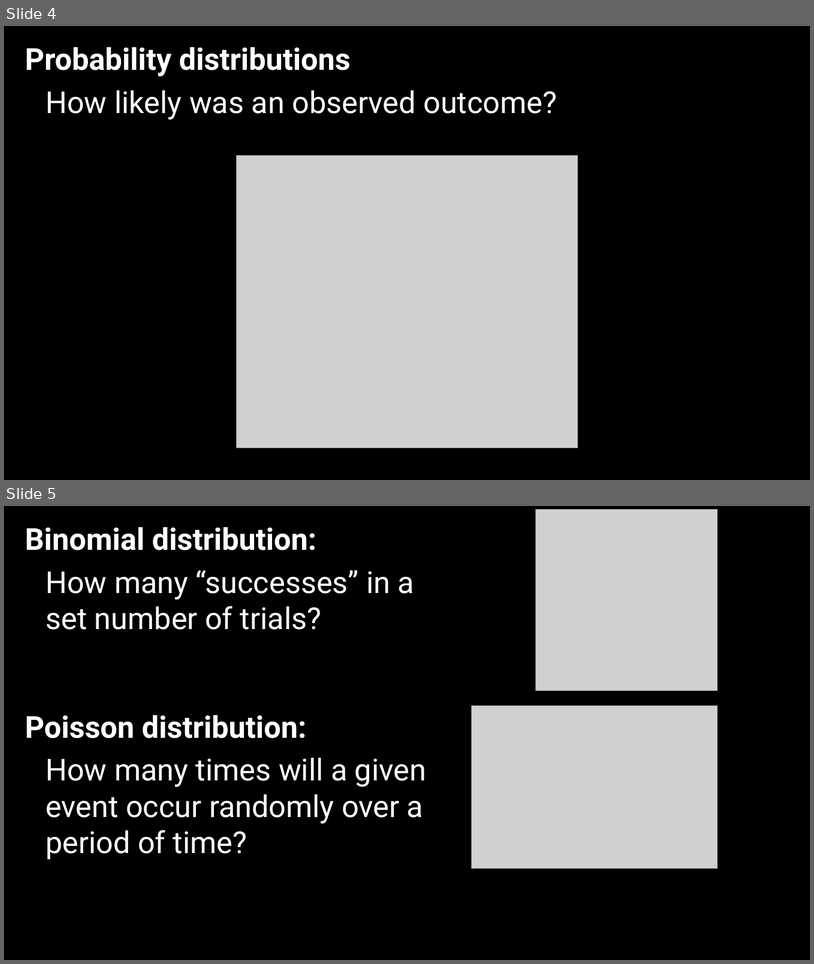
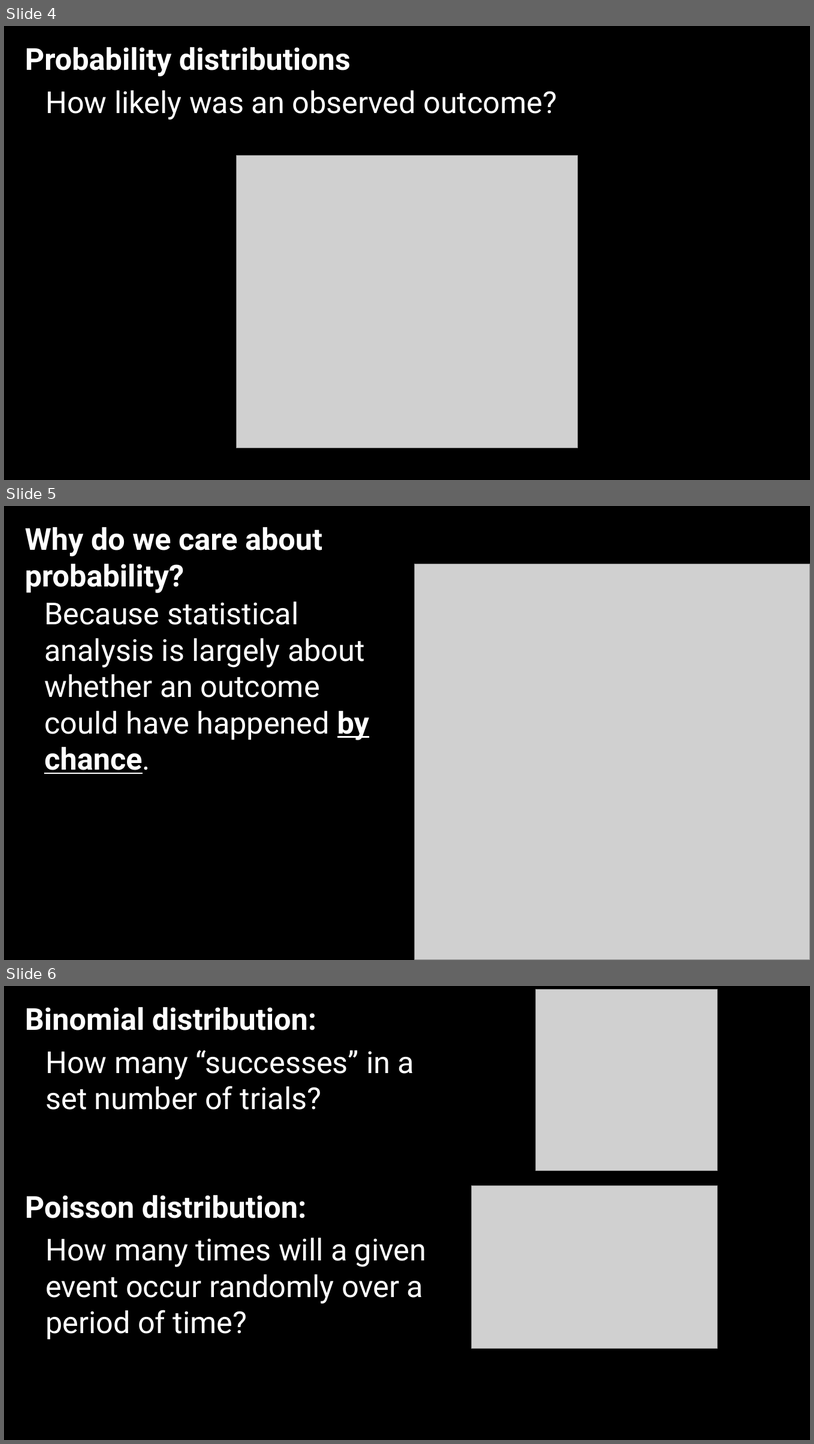
Before and after one commit to jshannon75/geog4300, a slide deck: in_class_slides/geog4300_W06-1 Probability and ZT scores.pptx. Shown one above the other, each under a label of ours: slides 4 and 5 before the commit, slides 4, 5 and 6 after it. The pictures are 814x964 and 814x1444 pixels, drawn with LibreOffice and Linux fonts; fonts in the diff are those of the drawing; grey boxes stand for pictures; background and template pictures are left out. Boxes give left, top, right and bottom in pixels: in the first picture for what was removed or moved away, otherwise in the second. Text is boxed around its words. In the diff, an @@ line names an element or a change of style, - is before the commit and + after.

```diff
--- a/in_class_slides/geog4300_W06-1 Probability and ZT scores.pptx
+++ b/in_class_slides/geog4300_W06-1 Probability and ZT scores.pptx
@@ slide 5 added at <box>4,506,810,960</box>, background picture (left out) @@
@@ text added at <box>25,527,323,593</box>, 36 pt, text #FFFFFF, bold @@
+Why do we care about probability?
@@ picture added at <box>415,564,810,960</box> @@
@@ text added at <box>44,601,369,774</box>, 36 pt, text #FFFFFF @@
+Because statistical analysis is largely about whether an outcome could have happened by chance.
@@ what was slide 5 is now slide 6 @@
```
Also in this commit, not shown: 2 other slides added, 5 other files.
